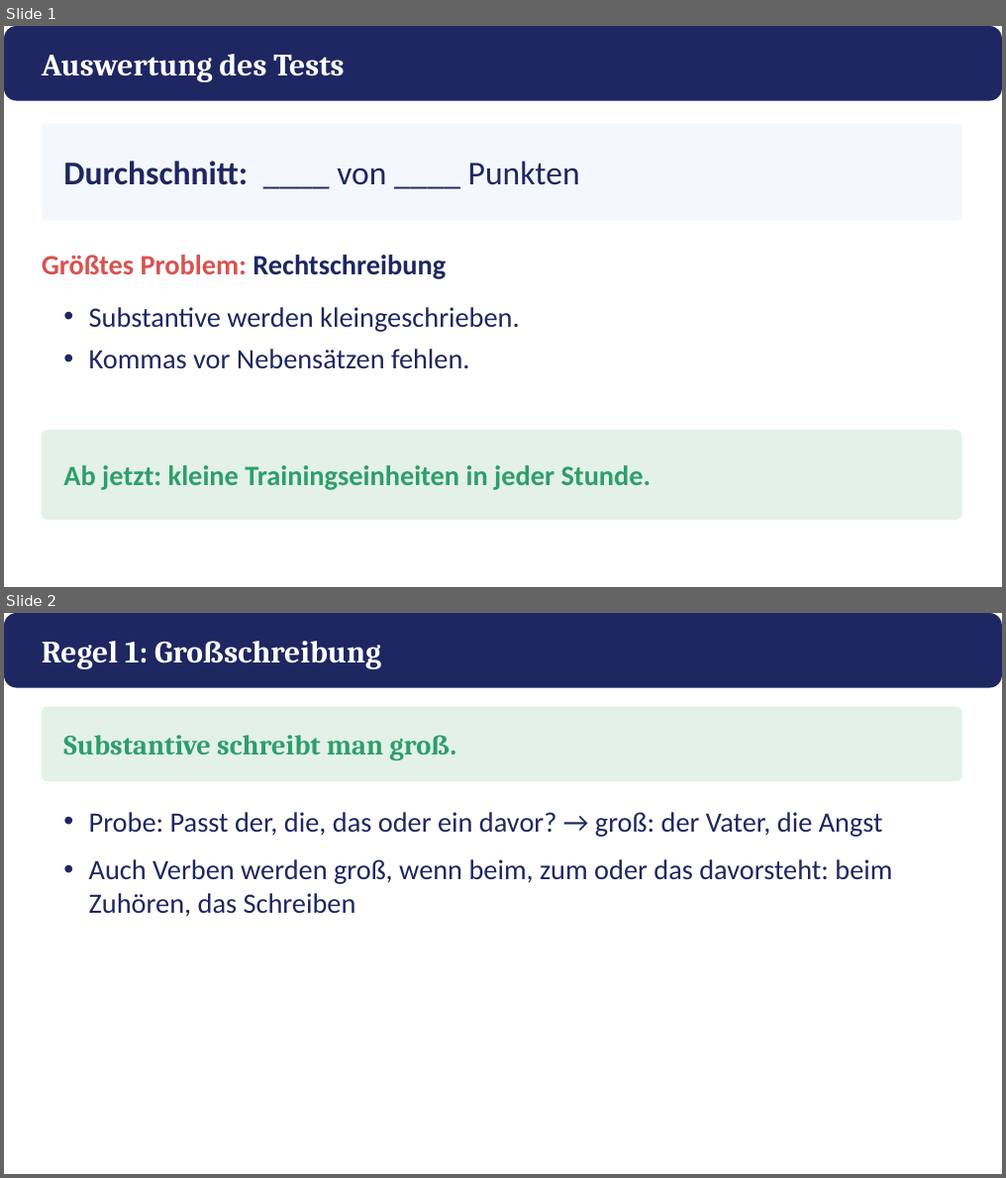
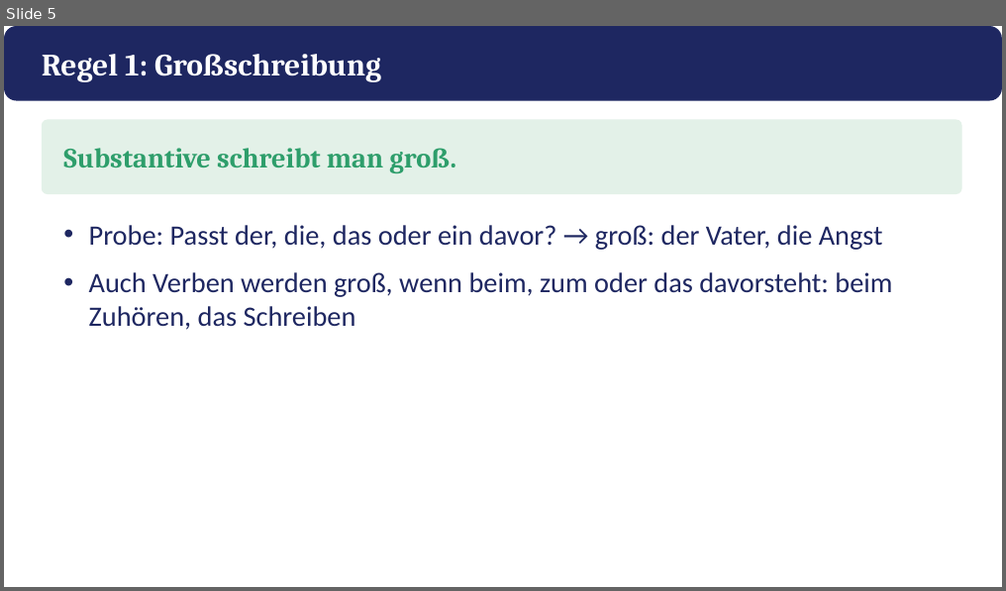
Before and after one commit to golzkonstantin-gif/Schule, a slide deck: Deutsch_11/Kafka_Appell/Praesentation_Kafkas_Appell.pptx. Shown one above the other, each under a label of ours: slides 1 and 2 before the commit, slide 5 after it. The pictures are 1006x1178 and 1006x591 pixels, drawn with LibreOffice and Linux fonts; fonts in the diff are those of the drawing. Boxes give left, top, right and bottom in pixels: in the first picture for what was removed or moved away, otherwise in the second. Text is boxed around its words. In the diff, an @@ line names an element or a change of style, - is before the commit and + after.

```diff
--- a/Deutsch_11/Kafka_Appell/Praesentation_Kafkas_Appell.pptx
+++ b/Deutsch_11/Kafka_Appell/Praesentation_Kafkas_Appell.pptx
@@ slide 1 removed at bbox=[4, 26, 1002, 587], background #FFFFFF @@
@@ rounded rectangle removed at bbox=[4, 26, 1002, 101] @@
@@ text removed at bbox=[42, 54, 344, 82] @@
-Auswertung des Tests
@@ rounded rectangle removed at bbox=[42, 123, 962, 221] @@
@@ text removed at bbox=[63, 161, 580, 185] @@
-Durchschnitt: ____ von ____ Punkten
@@ text removed at bbox=[42, 255, 446, 279] @@
-Größtes Problem: Rechtschreibung
@@ text removed at bbox=[89, 307, 520, 370] @@
-• Substantive werden kleingeschrieben.
-• Kommas vor Nebensätzen fehlen.
@@ rounded rectangle removed at bbox=[42, 430, 962, 520] @@
@@ text removed at bbox=[63, 466, 651, 490] @@
-Ab jetzt: kleine Trainingseinheiten in jeder Stunde.
@@ what was slide 2 is now slide 5 @@
```
Also in this commit, not shown: 6 slides changed, 6 slides added, 15 other files.
